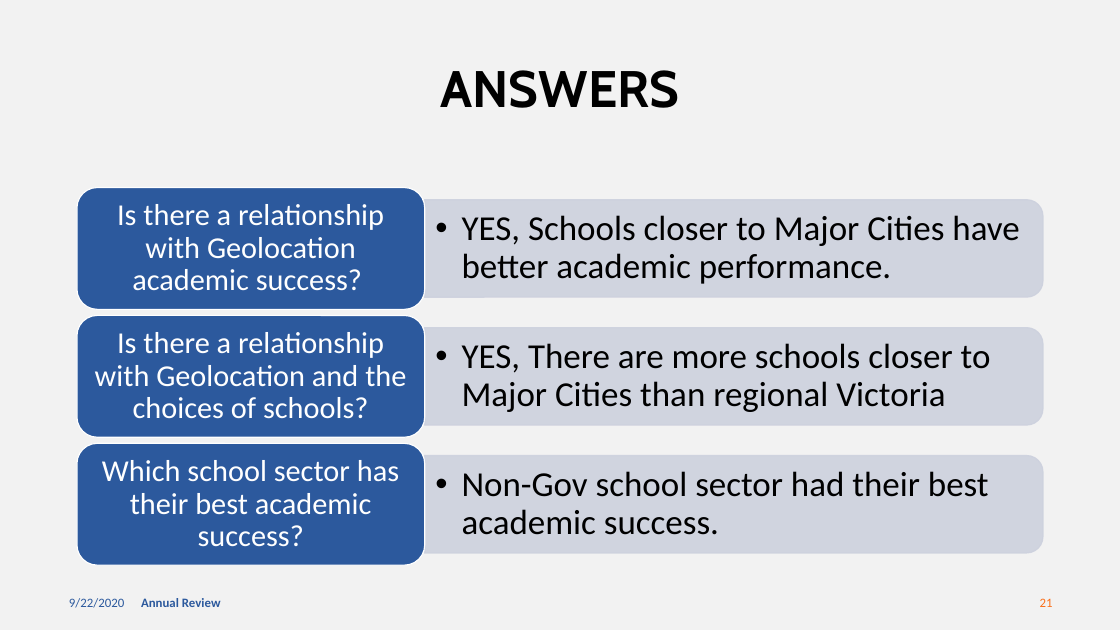
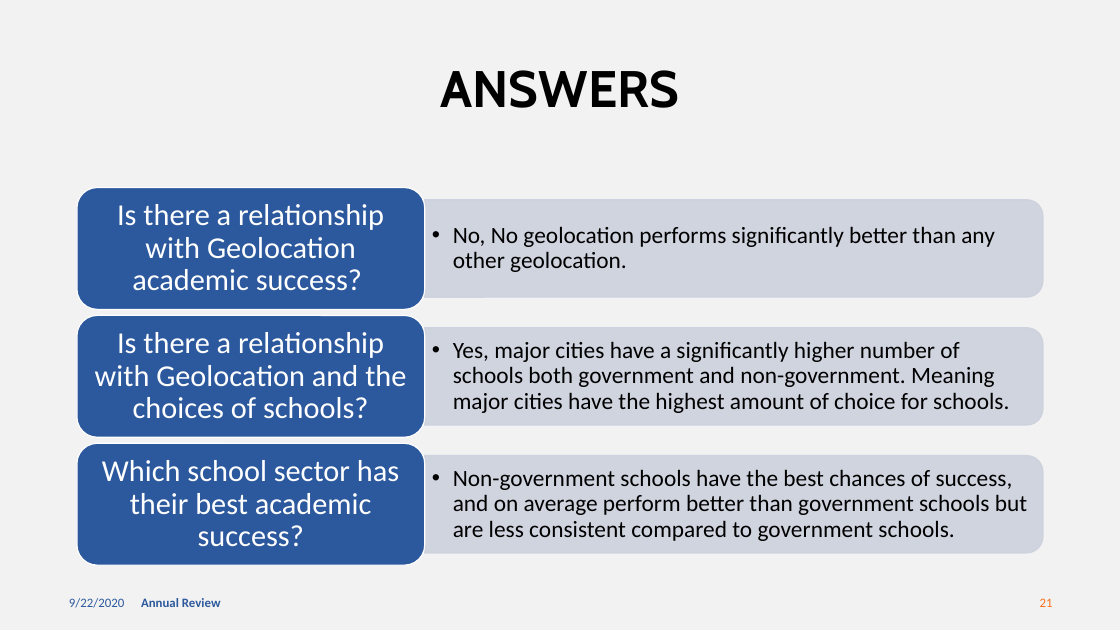
Before and after one commit to joshmartin33/project-one, a slide deck: slide 21 of Presentation/Project One - Education ATAR vs Geolocation.pptx. Drawn at 1120x630 pixels with LibreOffice and Linux fonts; fonts in the diff are those of the drawing. Boxes give left, top, right and bottom in pixels: in the first picture for what was removed or moved away, otherwise in the second. Text is boxed around its words. In the diff, an @@ line names an element or a change of style, - is before the commit and + after.

Commit message:
Update answers

```diff
--- a/Presentation/Project One - Education ATAR vs Geolocation.pptx
+++ b/Presentation/Project One - Education ATAR vs Geolocation.pptx
@@ text at [453,226,995,272]: text changed; size 30 to 20 pt @@
-  • YES, Schools closer to Major Cities have better academic performance.
+  • No, No geolocation performs significantly better than any other geolocation.
@@ text at [453,341,1009,413]: text changed; size 30 to 20 pt @@
-  • YES, There are more schools closer to Major Cities than regional Victoria
+  • Yes, major cities have a significantly higher number of schools both government and non-government. Meaning major cities have the highest amount of choice for schools.
@@ text at [453,469,1027,541]: text changed; size 30 to 20 pt @@
-  • Non-Gov school sector had their best academic success.
+  • Non-government schools have the best chances of success, and on average perform better than government schools but are less consistent compared to government schools.
```
